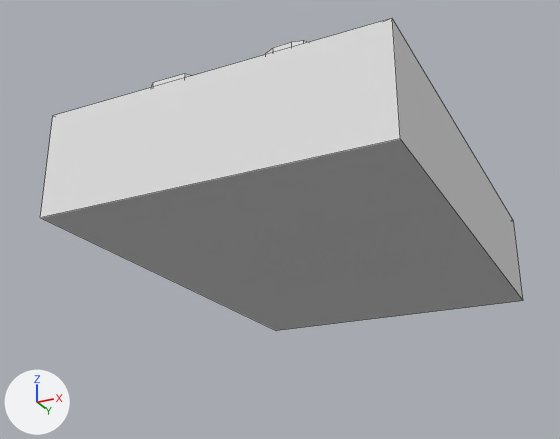
The Blender file siruslego.blend, before and after one commit.
Both versions are drawn from a 50 mm lens placed at (6.01, -13.77, -6.03), pointed at (-0.54, -0.67, -0.14). Lighting does not change. The marker at lower left points along +X, +Y and +Z. Mesh edges are drawn as thin lines.
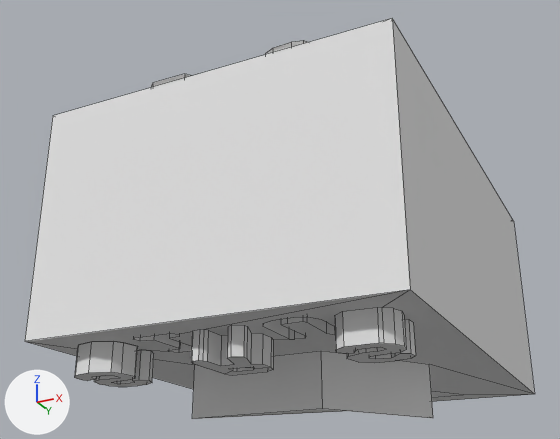
Location of each change, (x1, y1, x2, y2) in pixels of the pictures (560 x 439 px):
'Cube', reshaped (28% taller)
    before: (40, 18, 523, 331)
    after: (25, 18, 534, 419)

What the commit changed:
me_cube is used by ob_cube; location (0.0, 0.0, 0.0).
me_cube had 323 vertices, 197 faces and spanned x -3.24..3.24, y -4.51..4.51, z -1.0..2.07.
me_cube now has 957 vertices, 581 faces and spans x -3.24..3.24, y -4.51..4.51, z -4.14..2.07.
me_cube part 1: 4 vertices removed from x -3.24..3.24, y -4.51..4.51, z -1.0; 638 vertices added at x -3.24..3.24, y -4.51..4.51, z -4.14..2.07.
